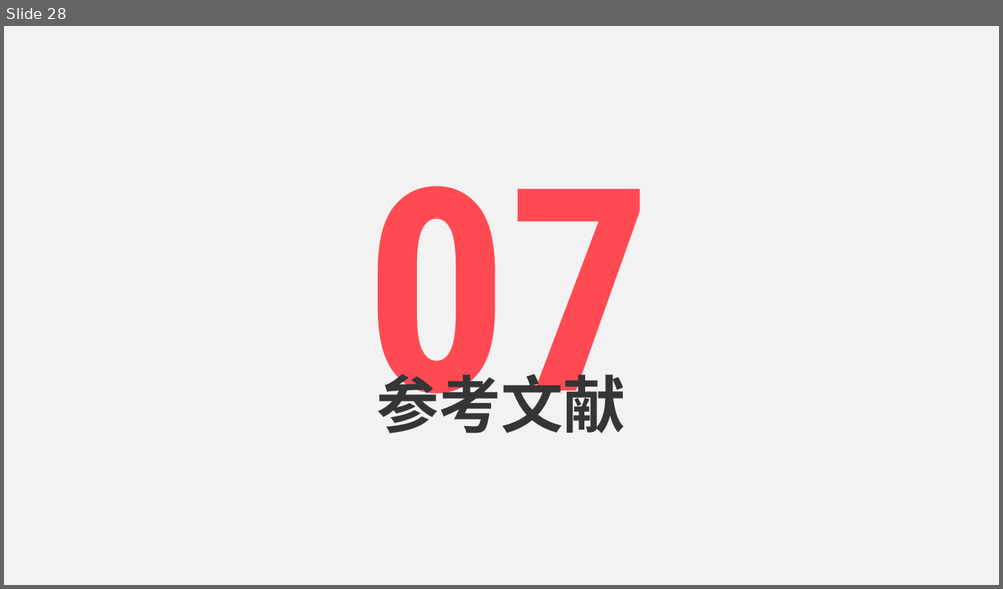
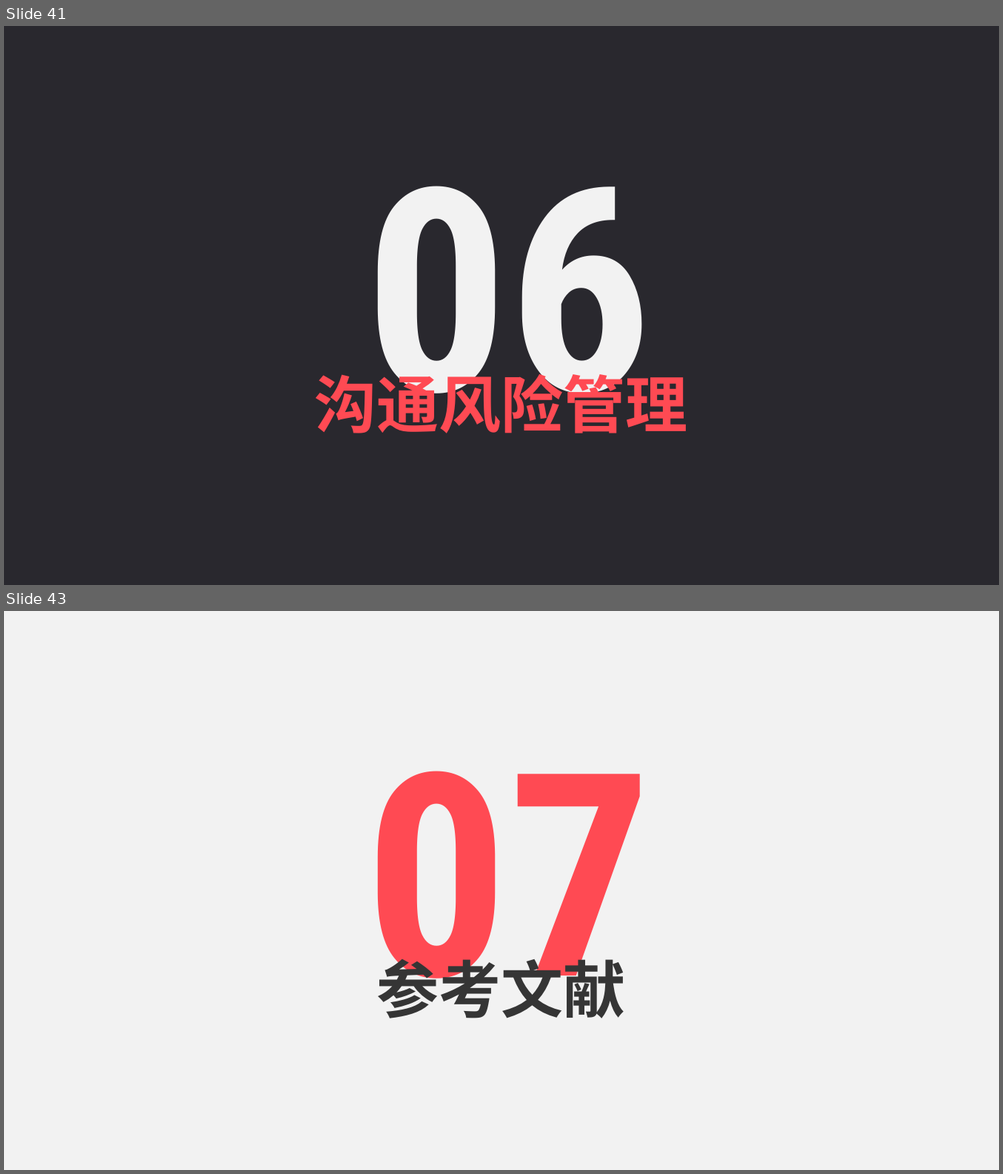
Before and after one commit to PRD2018-G09/Educational-Website, a slide deck: 受控文档/2.需求工程计划/PRD2018-G09-需求工程计划PPT.ppt. Shown one above the other, each under a label of ours: slide 28 before the commit, slides 41 and 43 after it; the slides between them are not shown. The pictures are 1003x589 and 1003x1174 pixels, drawn with LibreOffice and Linux fonts; fonts in the diff are those of the drawing. Boxes give left, top, right and bottom in pixels: in the first picture for what was removed or moved away, otherwise in the second. Text is boxed around its words. In the diff, an @@ line names an element or a change of style, - is before the commit and + after.

```diff
--- a/受控文档/2.需求工程计划/PRD2018-G09-需求工程计划PPT.ppt
+++ b/受控文档/2.需求工程计划/PRD2018-G09-需求工程计划PPT.ppt
@@ slide 41 added at (4, 26, 999, 585), background #29282E @@
@@ text added at (365, 186, 652, 434), 274 pt, text #F2F2F2, bold @@
+06
@@ text added at (315, 366, 688, 434), 60 pt, text #FF4A53, bold @@
+沟通风险管理
@@ what was slide 28 is now slide 43 @@
```
Also in this commit, not shown: 7 slides changed, 17 other slides added, 3 slides removed, 13 other files.
